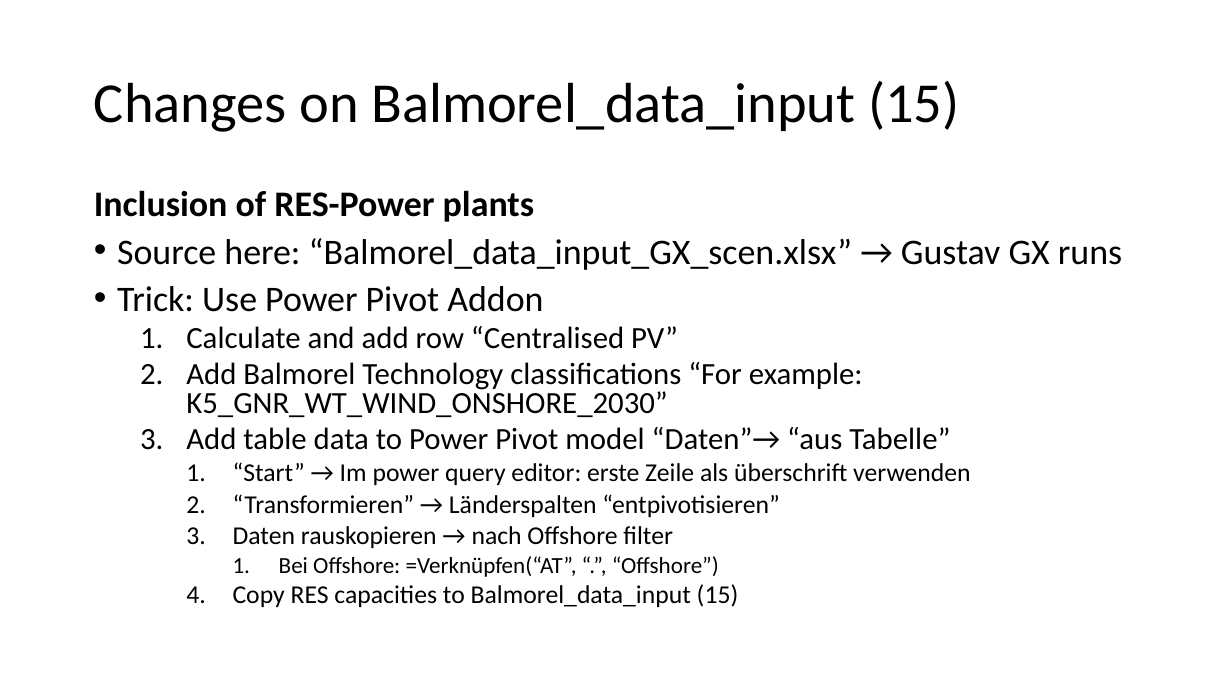
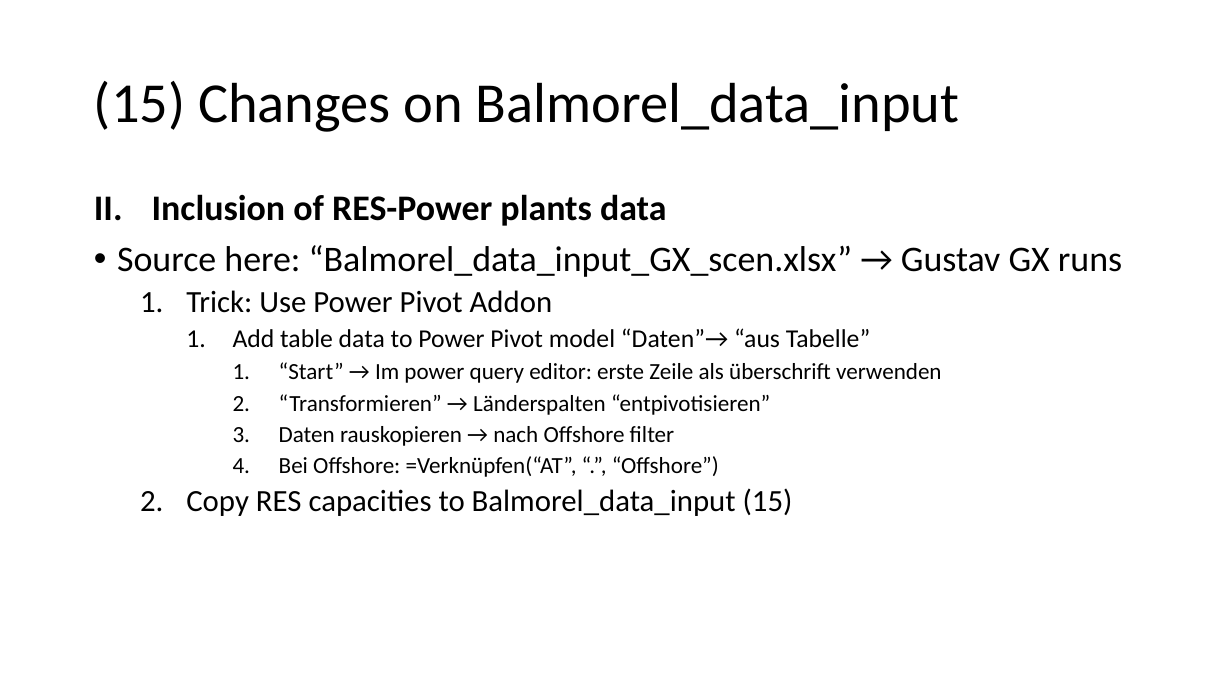
Before and after one commit to EEG-policy-modelling/EEG-Balmorel, a slide deck: slide 9 of Balmorel_guidance.pptx (slide 7 before the commit). Drawn at 1232x693 pixels with LibreOffice and Linux fonts; fonts in the diff are those of the drawing. Boxes give left, top, right and bottom in pixels: in the first picture for what was removed or moved away, otherwise in the second. Text is boxed around its words. In the diff, an @@ line names an element or a change of style, - is before the commit and + after.

```diff
--- a/Balmorel_guidance.pptx
+++ b/Balmorel_guidance.pptx
@@ title at (94, 81, 960, 132): text changed @@
-Changes on Balmorel_data_input (15)
+(15) Changes on Balmorel_data_input
@@ text at (152, 194, 666, 226): text changed @@
-Inclusion of RES-Power plants
+II. Inclusion of RES-Power plants data
@@ text at (117, 245, 1122, 516): size 28 to 24 pt in "Trick: Use Power Pivot Addon"; size 24 to 20 pt in "Add table data to Power Pivot model ..."; size 20 to 18 pt in "“Start” → Im power query editor: erste ...", "“Transformieren” → Länderspalten “entpivotisieren”", "Daten rauskopieren → nach Offshore filter"; size 20 to 24 pt in "Copy RES capacities to Balmorel_data_input (15)"; line spacing 0.8 to 0.9; bullet • to 1.; list level 1 to 2 in "Trick: Use Power Pivot Addon"; list level 2 to 3 in "Add table data to Power ..."; list level 3 to 4 in "“Start” → Im power query ..."; list level 3 to 4 in "“Transformieren” → Länderspalten “entpivotisieren”"; list level 3 to 4 in "Daten rauskopieren → nach Offshore ..."; list level 3 to 2 in "Copy RES capacities to Balmorel_data_input ..." @@
@@ text at (186, 326, 863, 417): paragraphs removed @@
-  1. Calculate and add row “Centralised PV”
-  2. Add Balmorel Technology classifications “For example: K5_GNR_WT_WIND_ONSHORE_2030”
```
Also in this commit, not shown: 4 other slides changed, 4 slides added, 1 slide removed, 4 other files.
